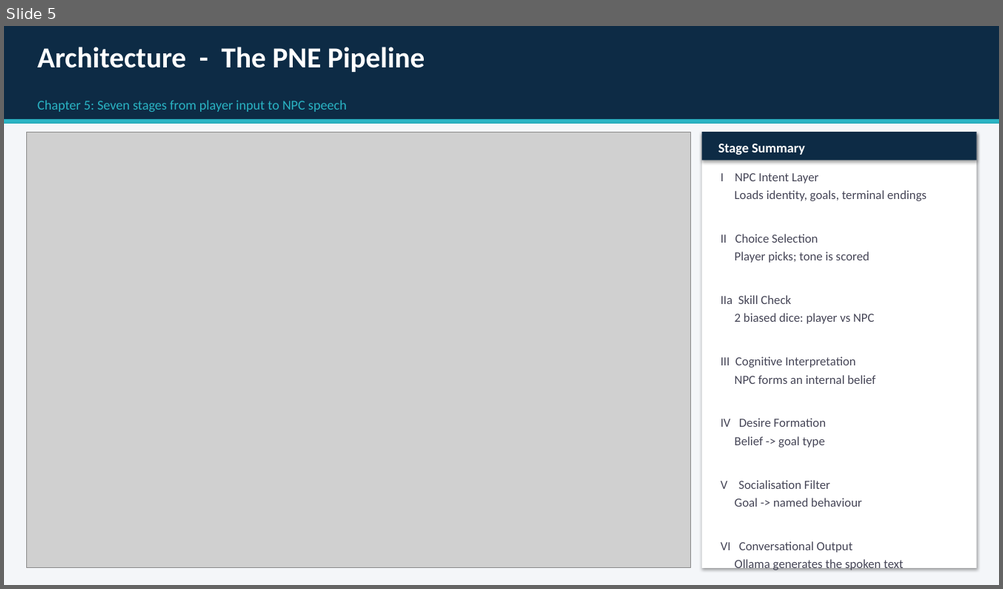
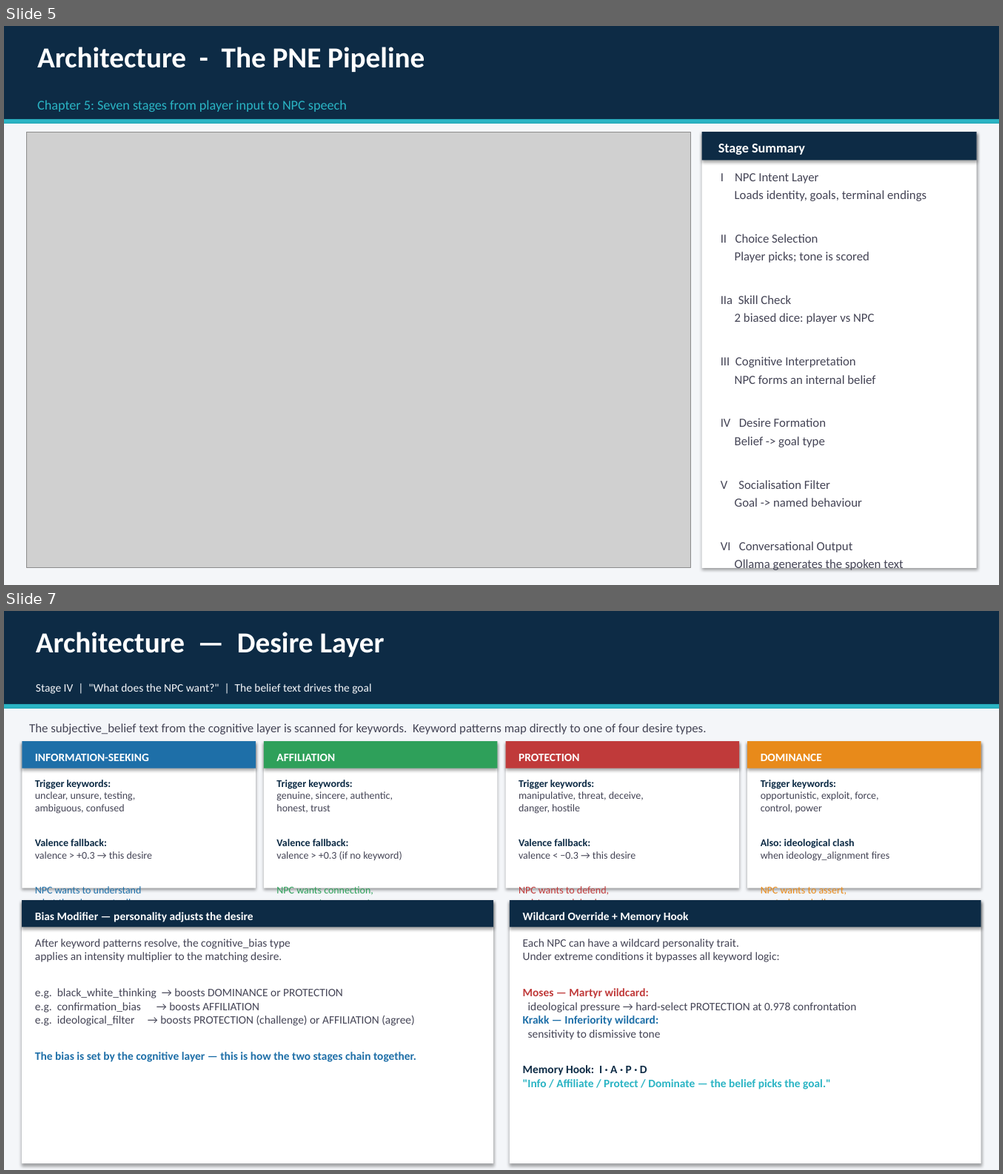
Before and after one commit to iiCHROME17/PNE, a slide deck: Dissertation/Materials/PNE_Presentation.pptx. Shown one above the other, each under a label of ours: slide 5 before the commit, slides 5 and 7 after it; the slides between them are not shown. The pictures are 1003x589 and 1003x1174 pixels, drawn with LibreOffice and Linux fonts; fonts in the diff are those of the drawing; grey boxes stand for pictures. Boxes give left, top, right and bottom in pixels: in the first picture for what was removed or moved away, otherwise in the second. Text is boxed around its words. In the diff, an @@ line names an element or a change of style, - is before the commit and + after.

```diff
--- a/Dissertation/Materials/PNE_Presentation.pptx
+++ b/Dissertation/Materials/PNE_Presentation.pptx
@@ slide 7 added at bbox=[4, 611, 999, 1170], background #FFFFFF @@
@@ rectangle added at bbox=[4, 611, 999, 704], fill #0D2B45 @@
@@ text added at bbox=[36, 632, 384, 657], 28 pt, text #FFFFFF, bold @@
+Architecture — Desire Layer
@@ text added at bbox=[36, 684, 371, 694], 11 pt, text #F4F6F9 @@
+Stage IV | "What does the NPC want?" | The belief text drives the goal
@@ rectangle added at bbox=[4, 704, 999, 709], fill #2AB4C4 @@
@@ rectangle added at bbox=[4, 709, 999, 1170], fill #F4F6F9 @@
@@ rectangle added at bbox=[22, 741, 256, 889], fill #FFFFFF @@
@@ rectangle added at bbox=[22, 741, 256, 769], fill #1E6FA8 @@
@@ text added at bbox=[29, 723, 706, 735], 12 pt, text #444455 @@
+The subjective_belief text from the cognitive layer is scanned for keywords. Keyword patterns map directly to one of four desire types.
@@ rectangle added at bbox=[264, 741, 497, 889], fill #FFFFFF @@
@@ rectangle added at bbox=[264, 741, 497, 769], fill #2EA05A @@
@@ rectangle added at bbox=[506, 741, 739, 889], fill #FFFFFF @@
@@ rectangle added at bbox=[506, 741, 739, 769], fill #C03A3A @@
@@ rectangle added at bbox=[747, 741, 981, 889], fill #FFFFFF @@
@@ rectangle added at bbox=[747, 741, 981, 769], fill #E88A1A @@
@@ text added at bbox=[35, 754, 149, 761], 11 pt, text #FFFFFF, bold @@
+INFORMATION-SEEKING
@@ text added at bbox=[276, 754, 335, 761], 11 pt, text #FFFFFF, bold @@
+AFFILIATION
@@ text added at bbox=[518, 754, 579, 761], 11 pt, text #FFFFFF, bold @@
+PROTECTION
@@ text added at bbox=[760, 754, 822, 761], 11 pt, text #FFFFFF, bold @@
+DOMINANCE
@@ text added at bbox=[35, 780, 168, 900], 10 pt, text #444455 @@
+Trigger keywords:
+unclear, unsure, testing,
+ambiguous, confused
+Valence fallback:
+valence > +0.3 → this desire
+NPC wants to understand
+what the player actually means.
@@ text added at bbox=[276, 780, 402, 900], 10 pt, text #444455 @@
+Trigger keywords:
+genuine, sincere, authentic,
+honest, trust
+Valence fallback:
+valence > +0.3 (if no keyword)
+NPC wants connection,
+agreement, or rapport.
@@ text added at bbox=[518, 780, 643, 900], 10 pt, text #444455 @@
+Trigger keywords:
+manipulative, threat, deceive,
+danger, hostile
+Valence fallback:
+valence < −0.3 → this desire
+NPC wants to defend,
+resist, or push back.
@@ text added at bbox=[760, 780, 889, 900], 10 pt, text #444455 @@
+Trigger keywords:
+opportunistic, exploit, force,
+control, power
+Also: ideological clash
+when ideology_alignment fires
+NPC wants to assert,
+control, or challenge.
@@ rectangle added at bbox=[22, 900, 493, 1164], fill #FFFFFF @@
@@ rectangle added at bbox=[22, 900, 493, 927], fill #0D2B45 @@
@@ text added at bbox=[35, 912, 253, 923], 11 pt, text #FFFFFF, bold @@
+Bias Modifier — personality adjusts the desire
@@ rectangle added at bbox=[509, 900, 981, 1164], fill #FFFFFF @@
@@ rectangle added at bbox=[509, 900, 981, 927], fill #0D2B45 @@
@@ text added at bbox=[523, 912, 688, 923], 11 pt, text #FFFFFF, bold @@
+Wildcard Override + Memory Hook
@@ text added at bbox=[35, 939, 416, 1062], 11 pt, text #444455 @@
+After keyword patterns resolve, the cognitive_bias type
+applies an intensity multiplier to the matching desire.
+e.g. black_white_thinking → boosts DOMINANCE or PROTECTION
+e.g. confirmation_bias → boosts AFFILIATION
+e.g. ideological_filter → boosts PROTECTION (challenge) or AFFILIATION (agree)
+The bias is set by the cognitive layer — this is how the two stages chain together.
@@ text added at bbox=[523, 939, 856, 1090], 11 pt, text #444455 @@
+Each NPC can have a wildcard personality trait.
+Under extreme conditions it bypasses all keyword logic:
+Moses — Martyr wildcard:
+ideological pressure → hard-select PROTECTION at 0.978 confrontation
+Krakk — Inferiority wildcard:
+sensitivity to dismissive tone
+Memory Hook: I · A · P · D
+"Info / Affiliate / Protect / Dominate — the belief picks the goal."
```
Also in this commit, not shown: 4 other slides added, 45 other files.
